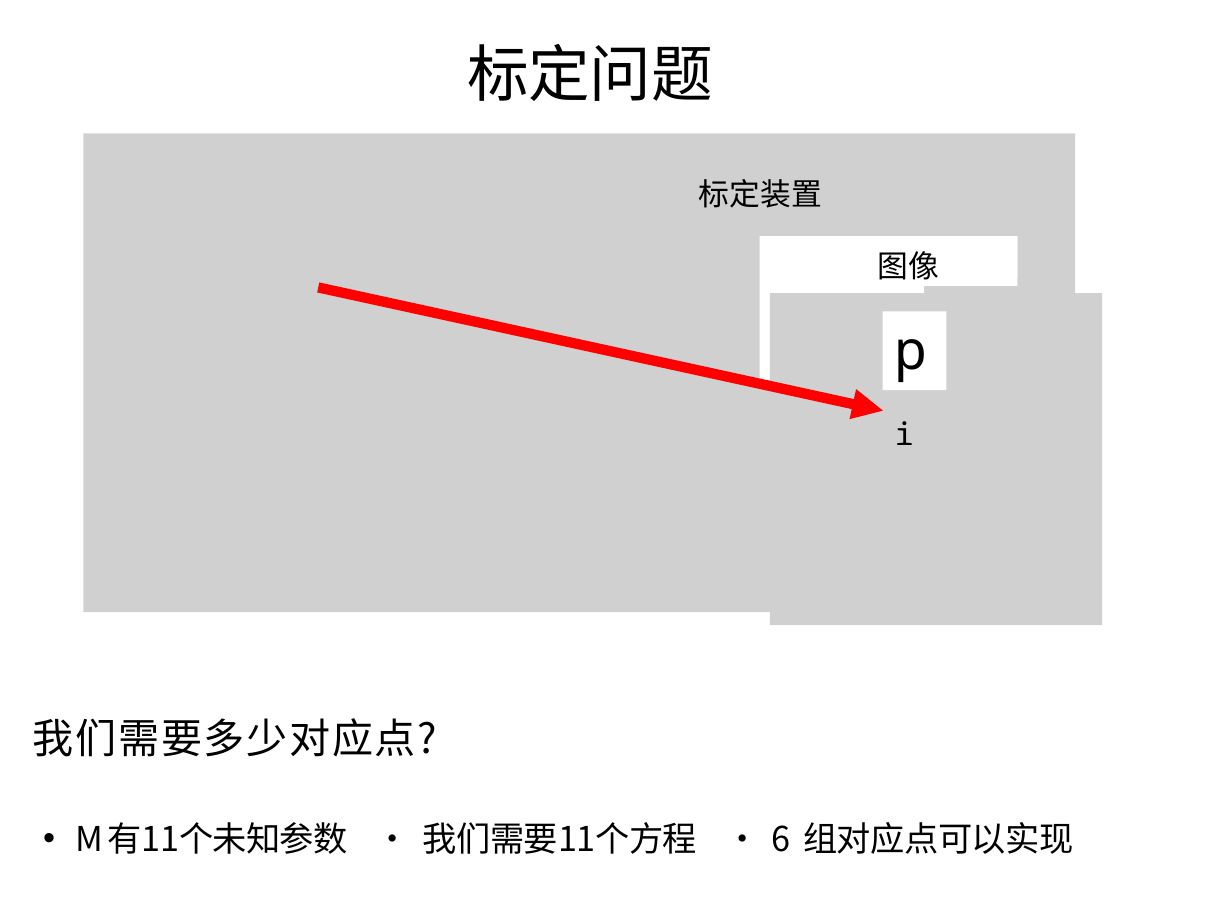
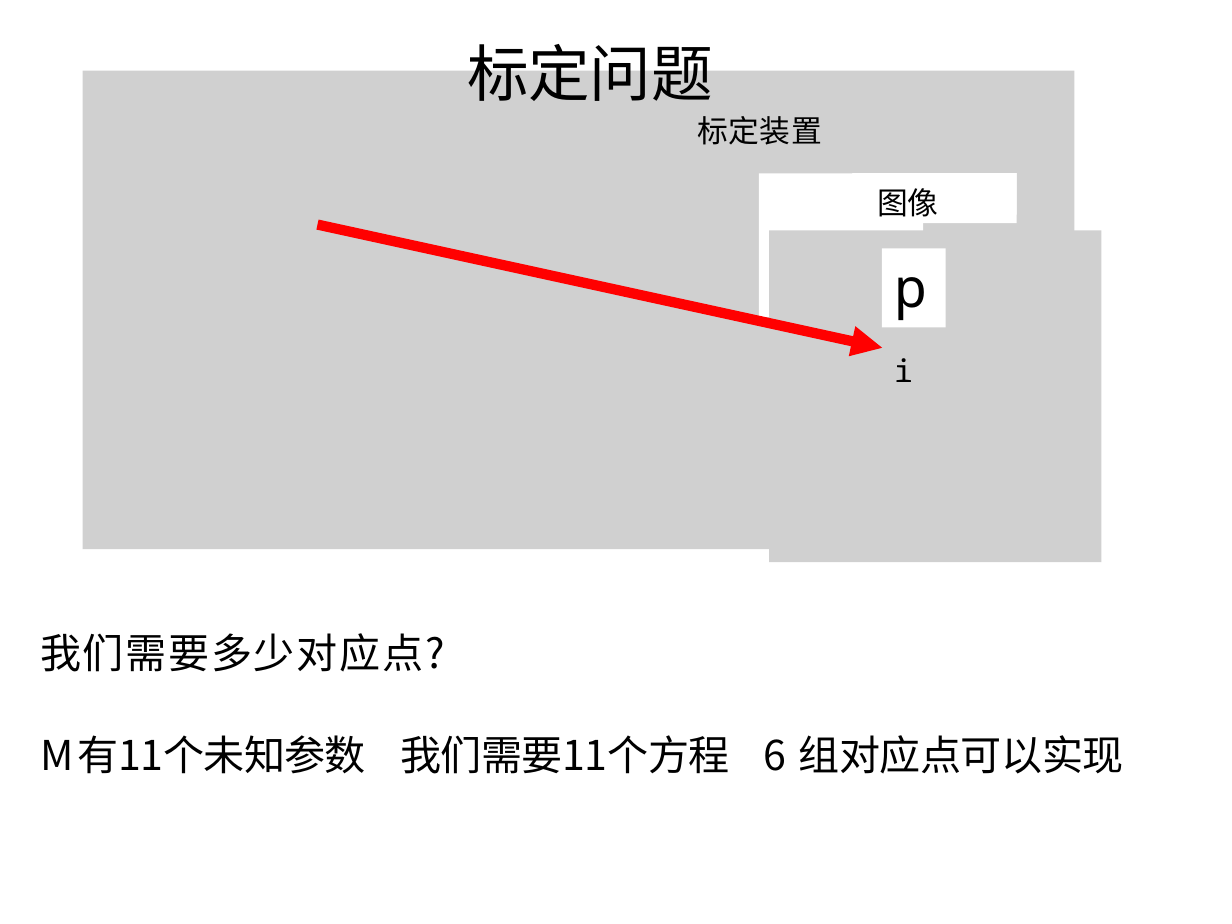
Before and after one commit to evenhax/translation_and_refining_for_cs231a, a slide deck: slide 23 of PPT231a_trans_and_refine/中文矫正版/lecture3_camera_calibration - 副本.pptx. Drawn at 1232x924 pixels with LibreOffice and Linux fonts; fonts in the diff are those of the drawing; grey boxes stand for pictures; background and template pictures are left out. Boxes give left, top, right and bottom in pixels: in the first picture for what was removed or moved away, otherwise in the second. Text is boxed around its words. In the diff, an @@ line names an element or a change of style, - is before the commit and + after.

```diff
--- a/PPT231a_trans_and_refine/中文矫正版/lecture3_camera_calibration - 副本.pptx
+++ b/PPT231a_trans_and_refine/中文矫正版/lecture3_camera_calibration - 副本.pptx
@@ text "标定装置": place and size @@
-text "标定装置" at [698,179,823,208]
+text "标定装置" at [697,116,822,145]
@@ 4 freeform shapes, 2 pictures, 1 rectangle, 1 text: place and size @@
-4 freeform shapes, 2 pictures, 1 rectangle, 1 text at [84,133,1103,625]
+4 freeform shapes, 2 pictures, 1 rectangle, 1 text at [83,70,1101,562]
@@ text "我们需要多少对应点?": place and size @@
-text "我们需要多少对应点?" at [33,718,697,854]
+text "我们需要多少对应点?" at [40,633,729,774]
@@ text at [40,735,729,774]: text changed; size 20 to 24 pt @@
-• M有11个未知参数 •我们需要11个方程 •6组对应点可以实现
+M有11个未知参数 我们需要11个方程 6组对应点可以实现
```
Also in this commit, not shown: 17 other slides changed, 1 slide added, 1 slide removed, 5 other files.
